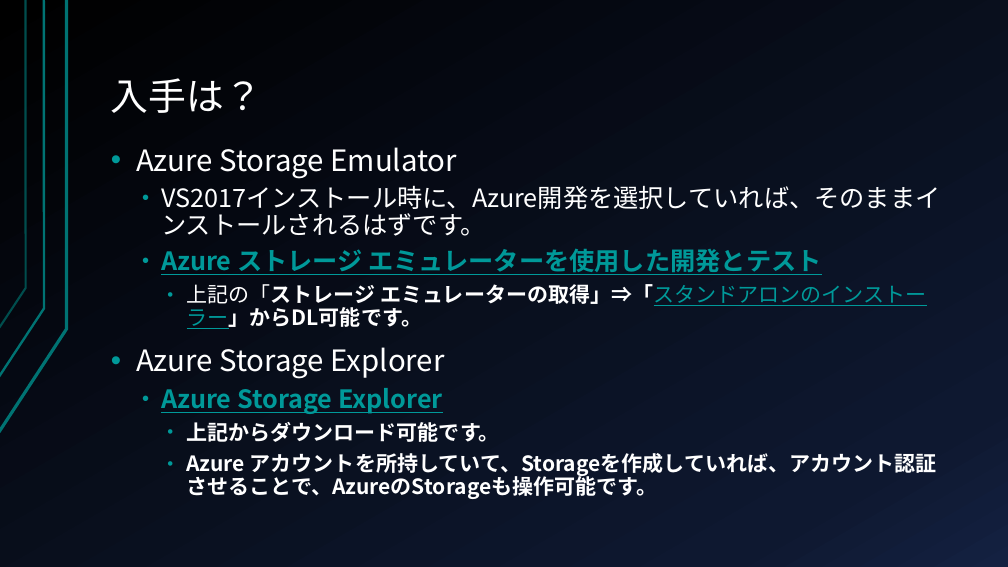
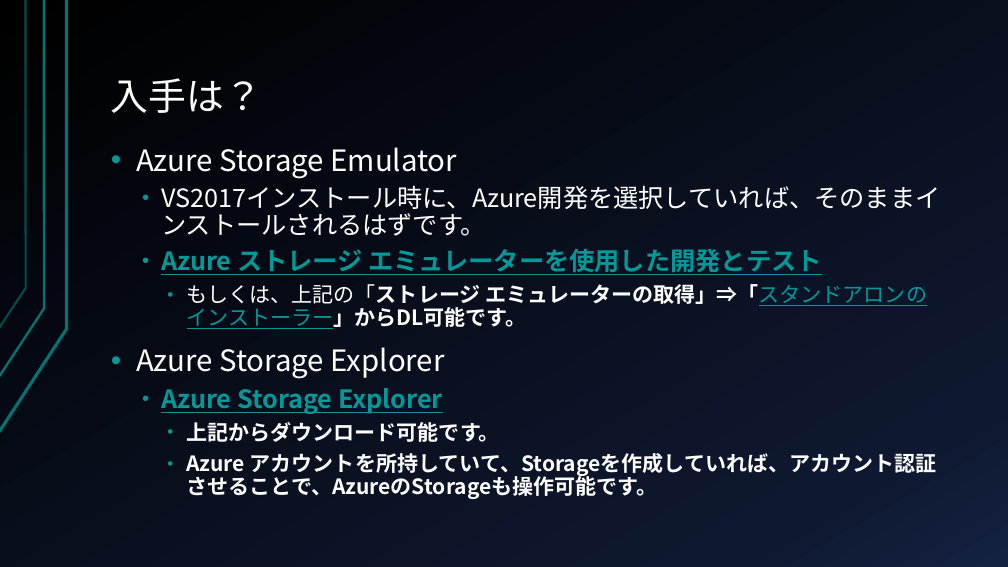
Before and after one commit to CryEarth/StorageUWPApps, a slide deck: slide 13 of チュートリアルなど.pptx. Drawn at 1008x567 pixels with LibreOffice and Linux fonts; fonts in the diff are those of the drawing. Boxes give left, top, right and bottom in pixels: in the first picture for what was removed or moved away, otherwise in the second. Text is boxed around its words. In the diff, an @@ line names an element or a change of style, - is before the commit and + after.

```diff
--- a/チュートリアルなど.pptx
+++ b/チュートリアルなど.pptx
@@ text at <box>187,284,928,329</box>: text changed @@
-    • 上記の「ストレージ エミュレーターの取得」⇒「スタンドアロンのインストーラー」からDL可能です。
+    • もしくは、上記の「ストレージ エミュレーターの取得」⇒「スタンドアロンのインストーラー」からDL可能です。
```
Also in this commit, not shown: 3 other slides changed, 1 slide added, 1 slide removed.
